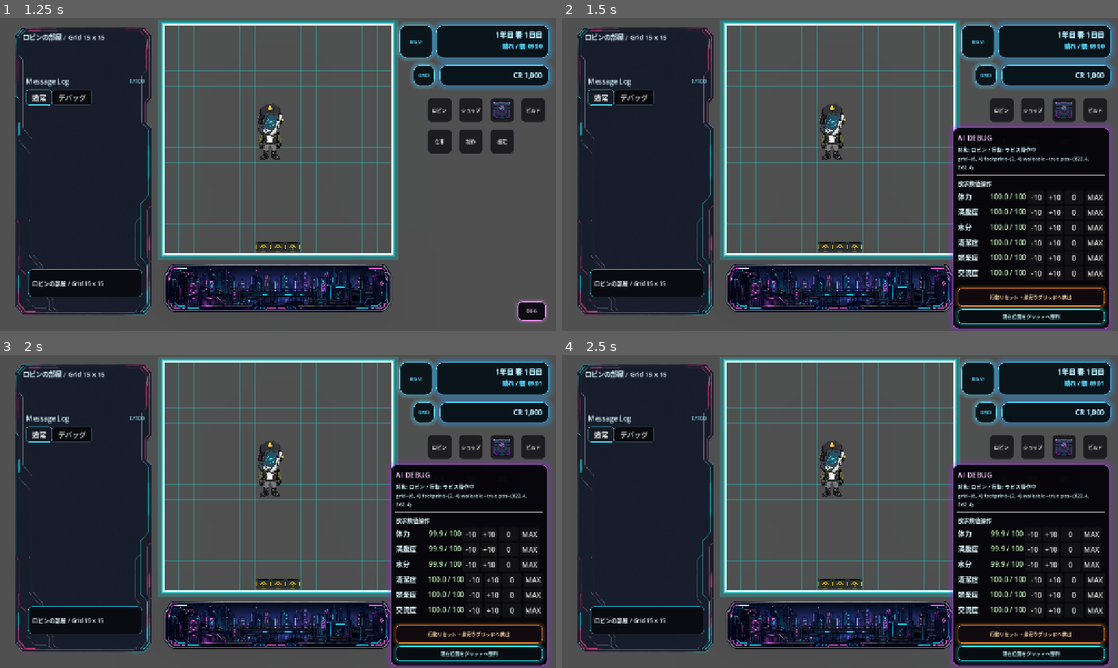
Above: before the commit, frames 1-4 (two rows, left to right).
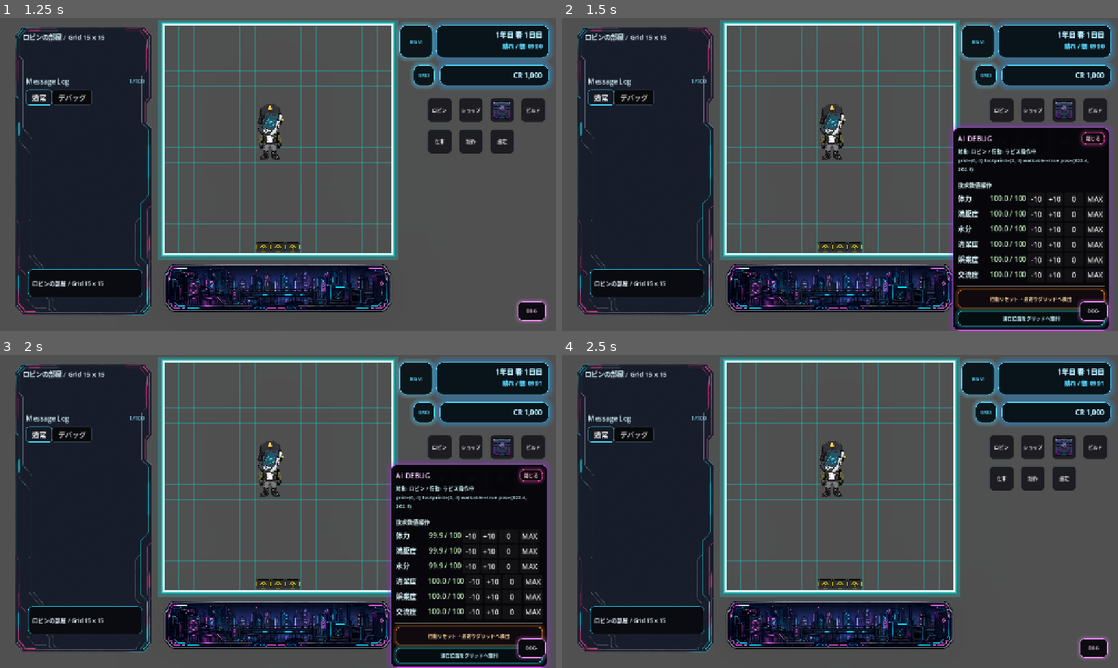
Above: after the commit, the same moments.

Repository: grimoire1089-coder/optimistic
Game: Godot game, scene res://Scenes/Boot/TitleScene.tscn
Same seed, same stepped clock (60 frames per second), same inputs: the game is played once before the commit and once after it. Sound files missing from this copy of the repository are replaced by a short silence.
Inputs (mouse positions are in pixels of both pictures, inside the frame that each line leads up to):
- Up to frame 1 (1.25 s): click "はじめる" at 0.5 s
- Up to frame 2 (1.5 s): click "DBG" at 1.25 s
- Up to frame 3 (2 s): no input
- Up to frame 4 (2.5 s): click (1095, 473) at 2 s, where only the run after the commit has a clickable "閉じる"

Frame 1 is identical in both runs. In frame 2, 4.7% of the frame differs, in the area x 70-99%, y 35-100%; in frame 3, 4.7%; in frame 4, 18%, in the area x 69-99%, y 34-100%.

Commit message:
Make AI debug panel closable

Diff:
--- a/Scripts/UI/Debug/AIDebugPanel.gd
+++ b/Scripts/UI/Debug/AIDebugPanel.gd
@@ -40,6 +40,7 @@
 	_resolve_refs()
 	_build_toggle_button()
 	_build_panel()
+	_bring_toggle_to_front()
 	_refresh_panel()
 	set_process(true)
 
@@ -56,6 +57,7 @@
 func _build_toggle_button() -> void:
 	_toggle_button = Button.new()
 	_toggle_button.name = "AIDebugToggleButton"
+	_toggle_button.z_index = 3
 	_toggle_button.custom_minimum_size = TOGGLE_SIZE
 	_toggle_button.size = TOGGLE_SIZE
 	_toggle_button.toggle_mode = true
@@ -73,6 +75,7 @@
 func _build_panel() -> void:
 	_panel = PanelContainer.new()
 	_panel.name = "AIDebugPanelBody"
+	_panel.z_index = 2
 	_panel.custom_minimum_size = PANEL_SIZE
 	_panel.size = PANEL_SIZE
 	_panel.visible = false
@@ -94,11 +97,27 @@
 	rows.add_theme_constant_override("separation", 7)
 	margin.add_child(rows)
 
+	var title_row := HBoxContainer.new()
+	title_row.name = "TitleRow"
+	title_row.add_theme_constant_override("separation", 8)
+	rows.add_child(title_row)
+
 	var title := Label.new()
 	title.text = "AI DEBUG"
+	title.size_flags_horizontal = Control.SIZE_EXPAND_FILL
 	title.add_theme_color_override("font_color", Color(1.0, 0.82, 1.0, 1.0))
 	title.add_theme_font_size_override("font_size", 17)
-	rows.add_child(title)
+	title_row.add_child(title)
+
+	var close_button := Button.new()
+	close_button.name = "CloseButton"
+	close_button.custom_minimum_size = Vector2(52.0, 28.0)
+	close_button.text = "閉じる"
+	close_button.focus_mode = Control.FOCUS_NONE
+	close_button.mouse_default_cursor_shape = Control.CURSOR_POINTING_HAND
+	close_button.pressed.connect(_on_close_pressed)
+	_apply_button_style(close_button, Color(0.055, 0.025, 0.045, 0.96), Color(1.0, 0.32, 0.72, 0.95), Color(1.0, 0.82, 0.92, 1.0))
+	title_row.add_child(close_button)
 
 	_status_label = Label.new()
 	_status_label.text = "対象: 未接続"
@@ -202,10 +221,29 @@
 
 
 func _on_toggle_pressed() -> void:
-	if _panel == null:
-		return
-	_panel.visible = _toggle_button.button_pressed
-	_refresh_panel()
+	if _toggle_button == null:
+		return
+	_set_panel_open(_toggle_button.button_pressed)
+
+
+func _on_close_pressed() -> void:
+	_set_panel_open(false)
+
+
+func _set_panel_open(is_open: bool) -> void:
+	if _panel != null:
+		_panel.visible = is_open
+	if _toggle_button != null:
+		_toggle_button.set_pressed_no_signal(is_open)
+		_toggle_button.text = "DBG-" if is_open else "DBG"
+		_bring_toggle_to_front()
+	_refresh_panel()
+
+
+func _bring_toggle_to_front() -> void:
+	if _toggle_button == null:
+		return
+	_toggle_button.move_to_front()
 
 
 func _on_need_delta_pressed(need_id: StringName, delta: float) -> void:
